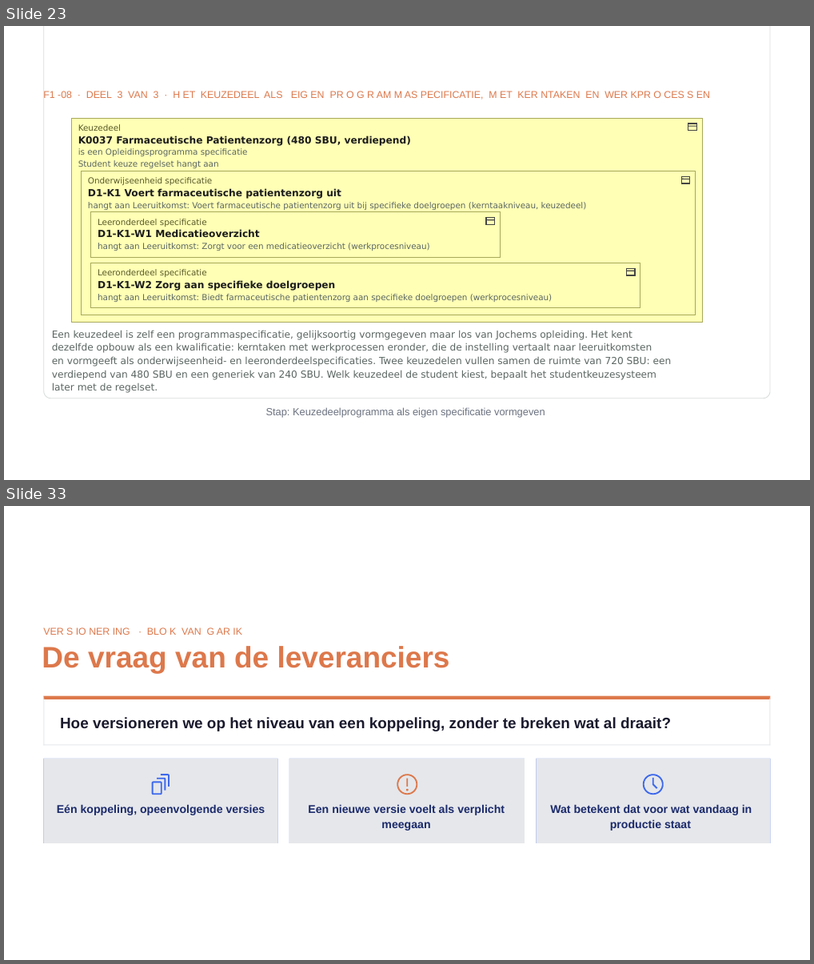
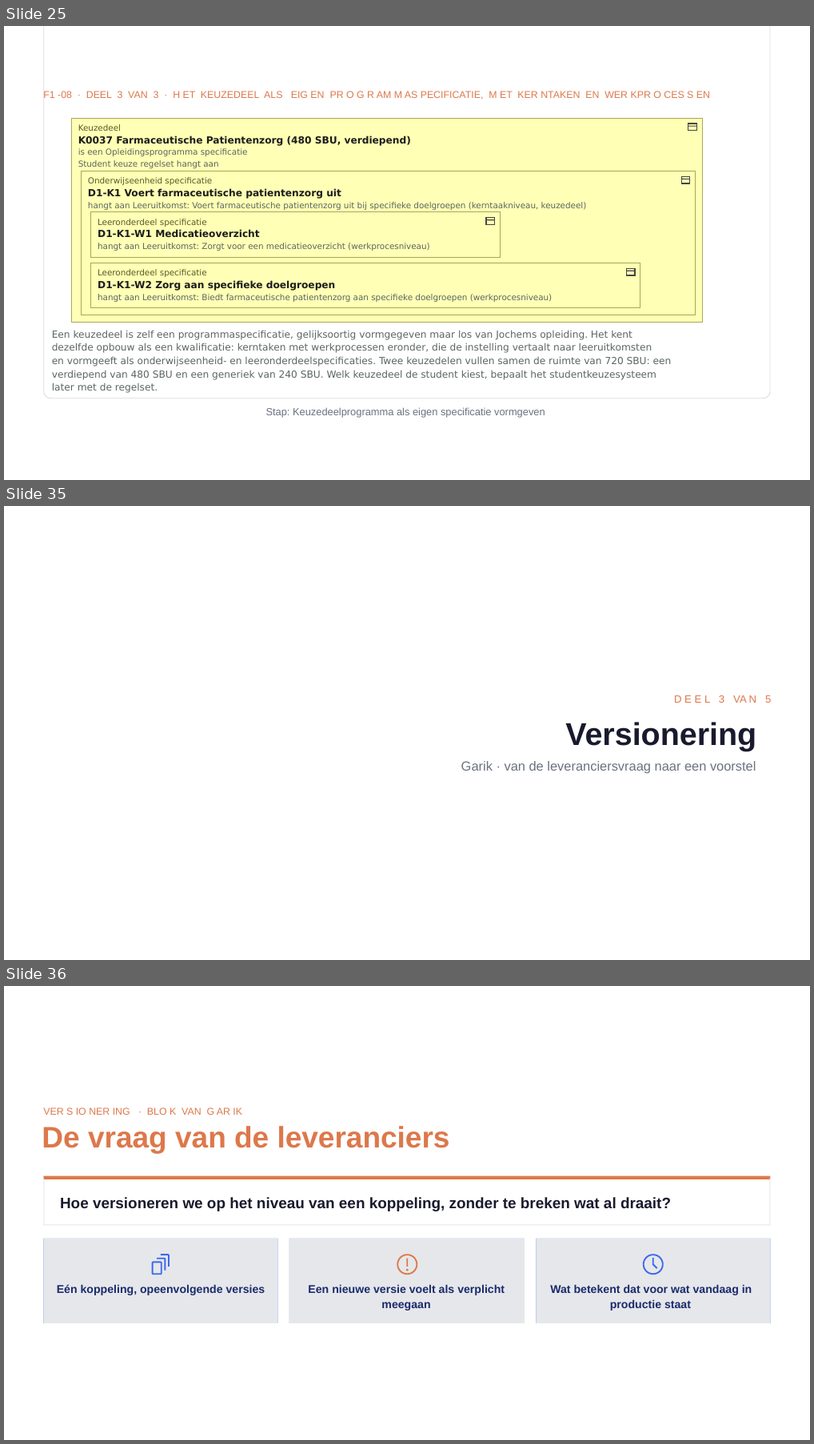
Before and after one commit to Npuls-OKx/meta, a slide deck: presentaties/export/260930_kerngroep_techniek/260930_kerngroep_techniek.pptx. Shown one above the other, each under a label of ours: slides 23 and 33 before the commit, slides 25, 35 and 36 after it; the slides between them are not shown. The pictures are 814x964 and 814x1444 pixels, drawn with LibreOffice and Linux fonts; fonts in the diff are those of the drawing; background and template pictures are left out. Boxes give left, top, right and bottom in pixels: in the first picture for what was removed or moved away, otherwise in the second. Text is boxed around its words. In the diff, an @@ line names an element or a change of style, - is before the commit and + after.

```diff
--- a/presentaties/export/260930_kerngroep_techniek/260930_kerngroep_techniek.pptx
+++ b/presentaties/export/260930_kerngroep_techniek/260930_kerngroep_techniek.pptx
@@ slide 35 added at [4, 506, 810, 960], background picture (left out) @@
@@ freeform shape added at [4, 506, 810, 960], fill #000000 @@
@@ freeform shape added at [4, 506, 810, 960], fill #FFFFFF @@
@@ text added at [674, 696, 771, 703], 9.6 pt, text #DD784B @@
+D E E L 3 VA N 5
@@ text added at [566, 722, 757, 751], 28.8 pt, text #1A1A2E, bold @@
+Versionering
@@ text added at [462, 761, 757, 774], 12 pt, text #6B7280 @@
+Garik · van de leveranciersvraag naar een voorstel
@@ what was slide 23 is now slide 25 @@
@@ what was slide 33 is now slide 36 @@
```
Also in this commit, not shown: 20 slides changed, 7 other slides added, 2 slides removed, 3 other files.
